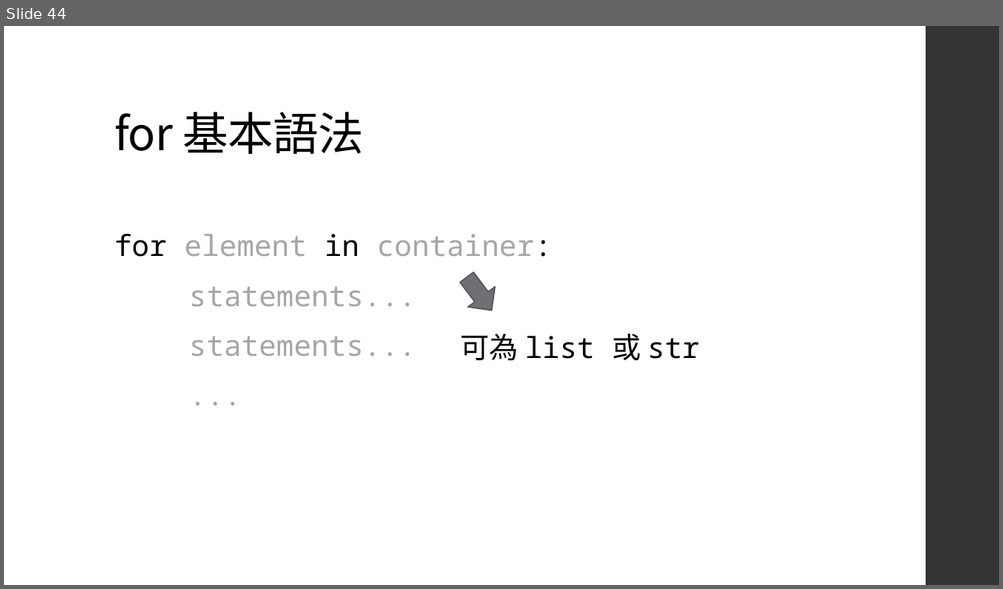
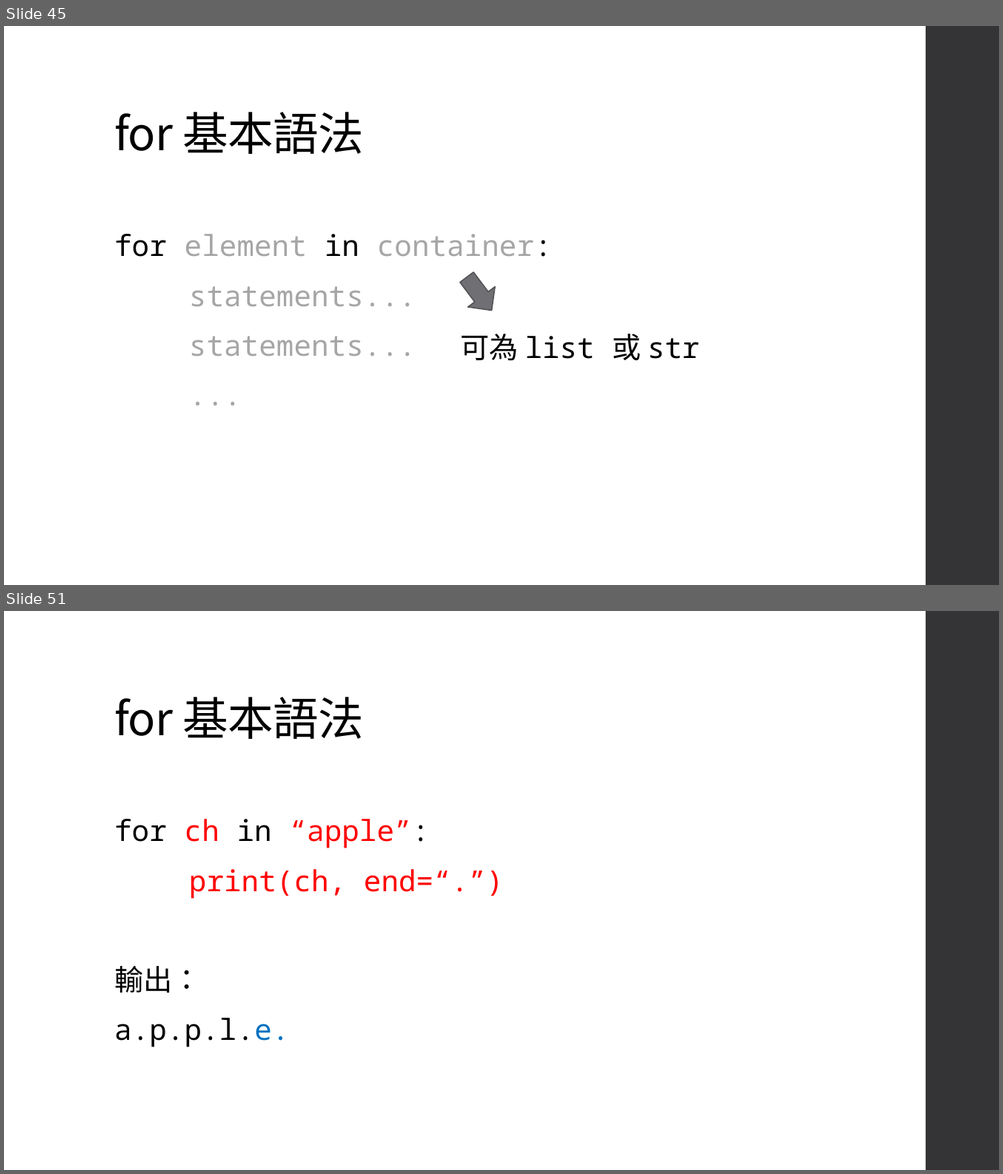
Before and after one commit to an920107/ServiceLearning, a slide deck: Class 4.pptx. Shown one above the other, each under a label of ours: slide 44 before the commit, slides 45 and 51 after it; the slides between them are not shown. The pictures are 1003x589 and 1003x1174 pixels, drawn with LibreOffice and Linux fonts; fonts in the diff are those of the drawing. Boxes give left, top, right and bottom in pixels: in the first picture for what was removed or moved away, otherwise in the second. Text is boxed around its words. In the diff, an @@ line names an element or a change of style, - is before the commit and + after.

```diff
--- a/Class 4.pptx
+++ b/Class 4.pptx
@@ slide 51 added at box(4, 611, 999, 1170), background #FFFFFF; not listed: 1 template element that a slide beside it also shows @@
@@ title added at box(114, 697, 363, 739), 44 pt, text #000000 @@
+for 基本語法
@@ text added at box(114, 819, 504, 1048), 28 pt, text #FF0000 @@
+for ch in “apple”:
+print(ch, end=“.”)
+輸出：
+a.p.p.l.e.
@@ what was slide 44 is now slide 45 @@
```
Also in this commit, not shown: 3 slides changed, 11 other slides added, 1 other file.
